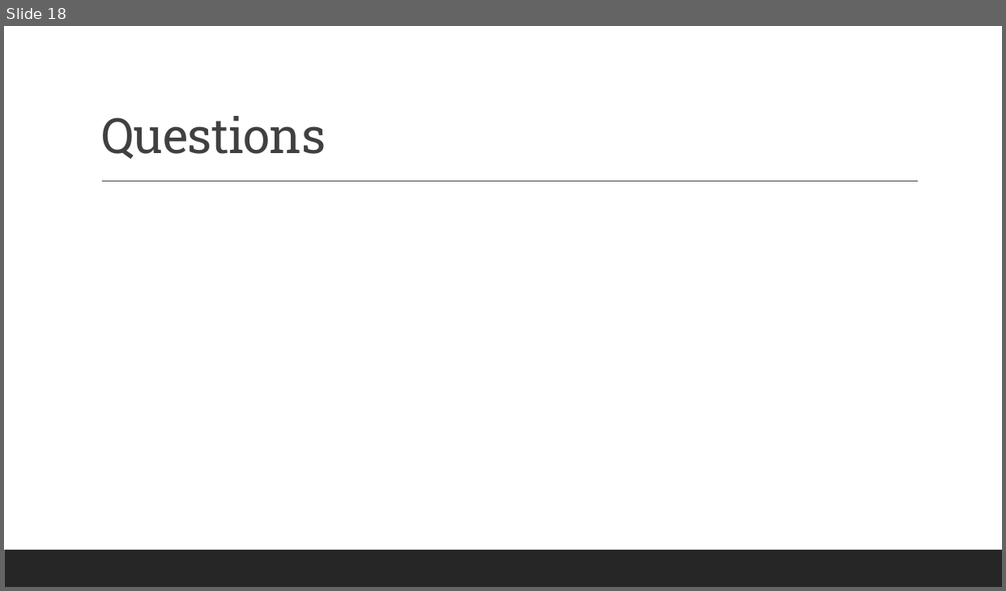
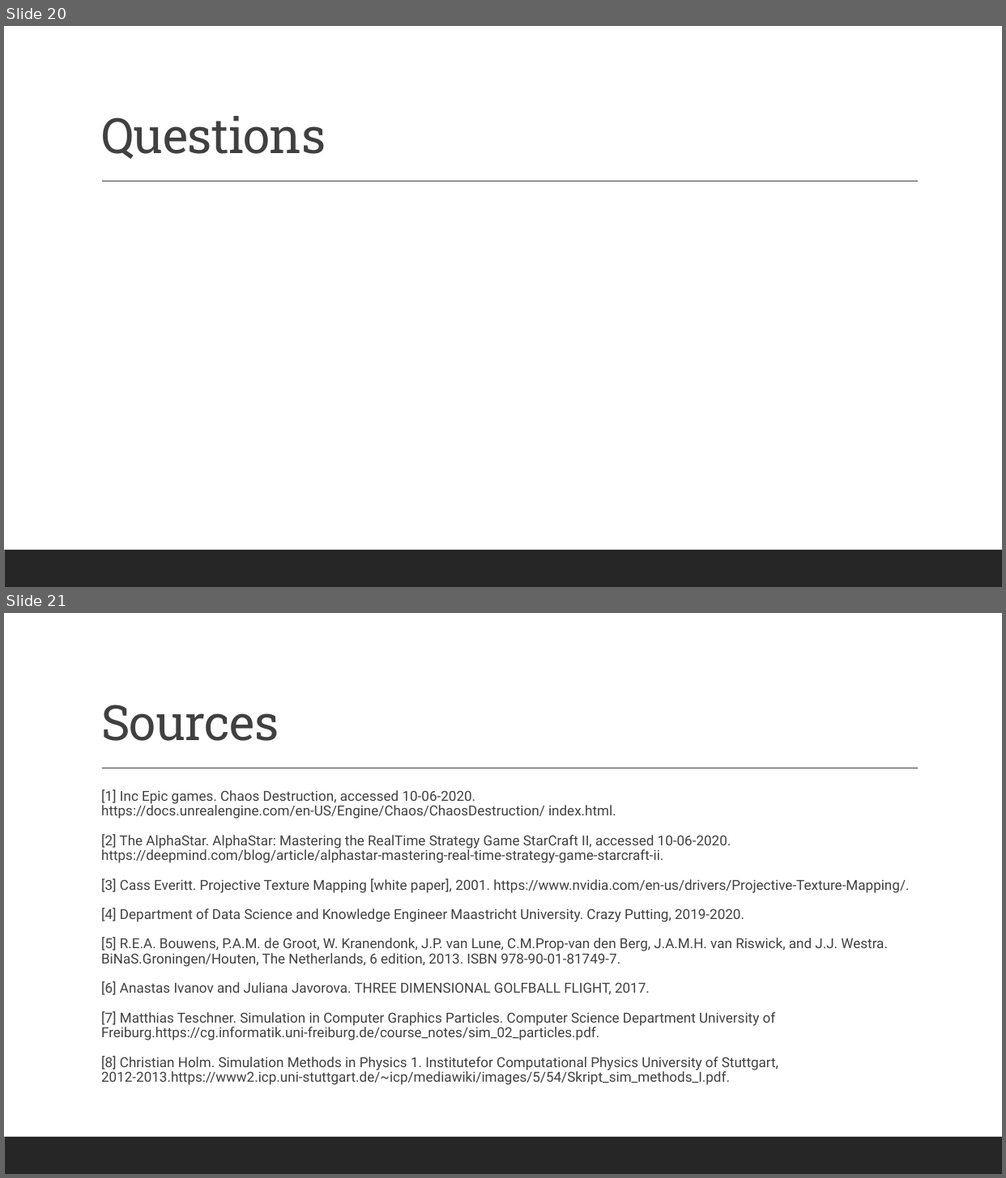
Before and after one commit to renesteeman/Project1-2_Group4, a slide deck: 04-PresentationThirdPhase.pptx. Shown one above the other, each under a label of ours: slide 18 before the commit, slides 20 and 21 after it. The pictures are 1006x591 and 1006x1178 pixels, drawn with LibreOffice and Linux fonts; fonts in the diff are those of the drawing. Boxes give left, top, right and bottom in pixels: in the first picture for what was removed or moved away, otherwise in the second. Text is boxed around its words. In the diff, an @@ line names an element or a change of style, - is before the commit and + after.

```diff
--- a/04-PresentationThirdPhase.pptx
+++ b/04-PresentationThirdPhase.pptx
@@ slide 21 added at <box>4,613,1002,1174</box>, background #FFFFFF; not listed: 2 template elements that a slide beside it also shows @@
@@ title added at <box>101,705,279,741</box>, 47 pt, text #404040 @@
+Sources
@@ text added at <box>101,790,909,1085</box>, 13.3 pt, text #404040 @@
+  [1] Inc Epic games. Chaos Destruction, accessed 10-06-2020. https://docs.unrealengine.com/en-US/Engine/Chaos/ChaosDestruction/ index.html.
+  [2] The AlphaStar. AlphaStar: Mastering the RealTime Strategy Game StarCraft II, accessed 10-06-2020. https://deepmind.com/blog/article/alphastar-mastering-real-time-strategy-game-starcraft-ii.
+  [3] Cass Everitt. Projective Texture Mapping [white paper], 2001. https://www.nvidia.com/en-us/drivers/Projective-Texture-Mapping/.
+  [4] Department of Data Science and Knowledge Engineer Maastricht University. Crazy Putting, 2019-2020.
+  [5] R.E.A. Bouwens, P.A.M. de Groot, W. Kranendonk, J.P. van Lune, C.M.Prop-van den Berg, J.A.M.H. van Riswick, and J.J. Westra. BiNaS.Groningen/Houten, The Netherlands, 6 edition, 2013. ISBN 978-90-01-81749-7.
+  [6] Anastas Ivanov and Juliana Javorova. THREE DIMENSIONAL GOLFBALL FLIGHT, 2017.
+  [7] Matthias Teschner. Simulation in Computer Graphics Particles. Computer Science Department University of Freiburg.https://cg.informatik.uni-freiburg.de/course_notes/sim_02_particles.pdf.
+  [8] Christian Holm. Simulation Methods in Physics 1. Institutefor Computational Physics University of Stuttgart, 2012-2013.https://www2.icp.uni-stuttgart.de/~icp/mediawiki/images/5/54/Skript_sim_methods_I.pdf.
@@ what was slide 18 is now slide 20 @@
```
Also in this commit, not shown: 1 slide changed, 5 other slides added, 4 slides removed, 1 other file.
